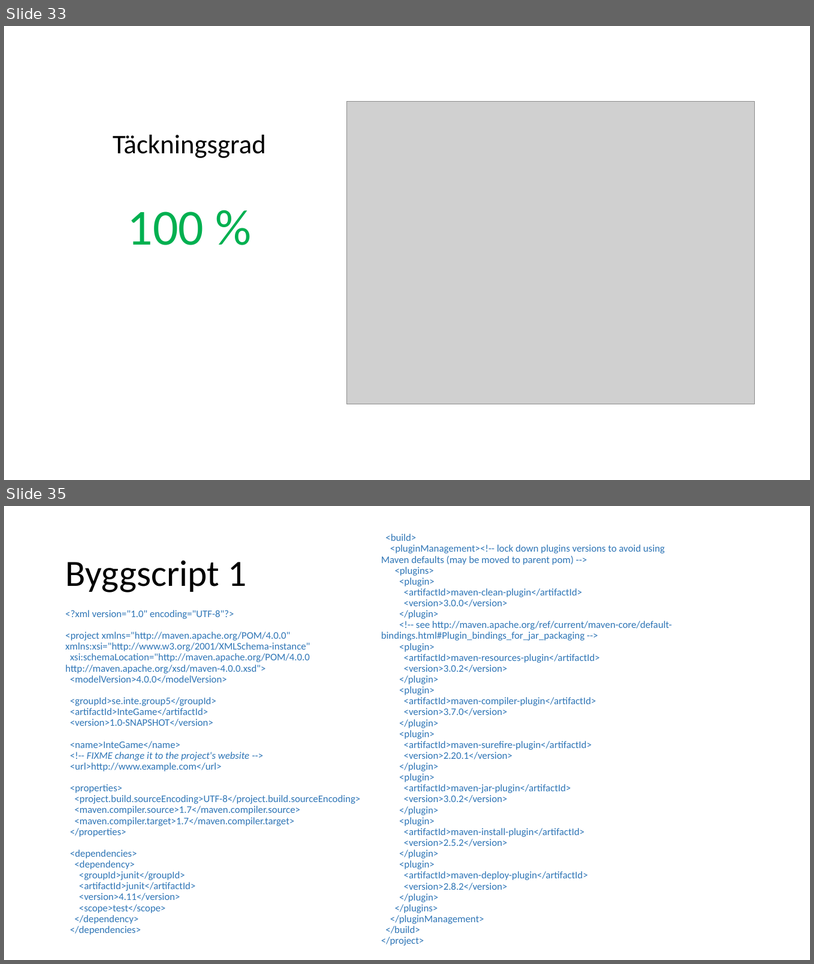
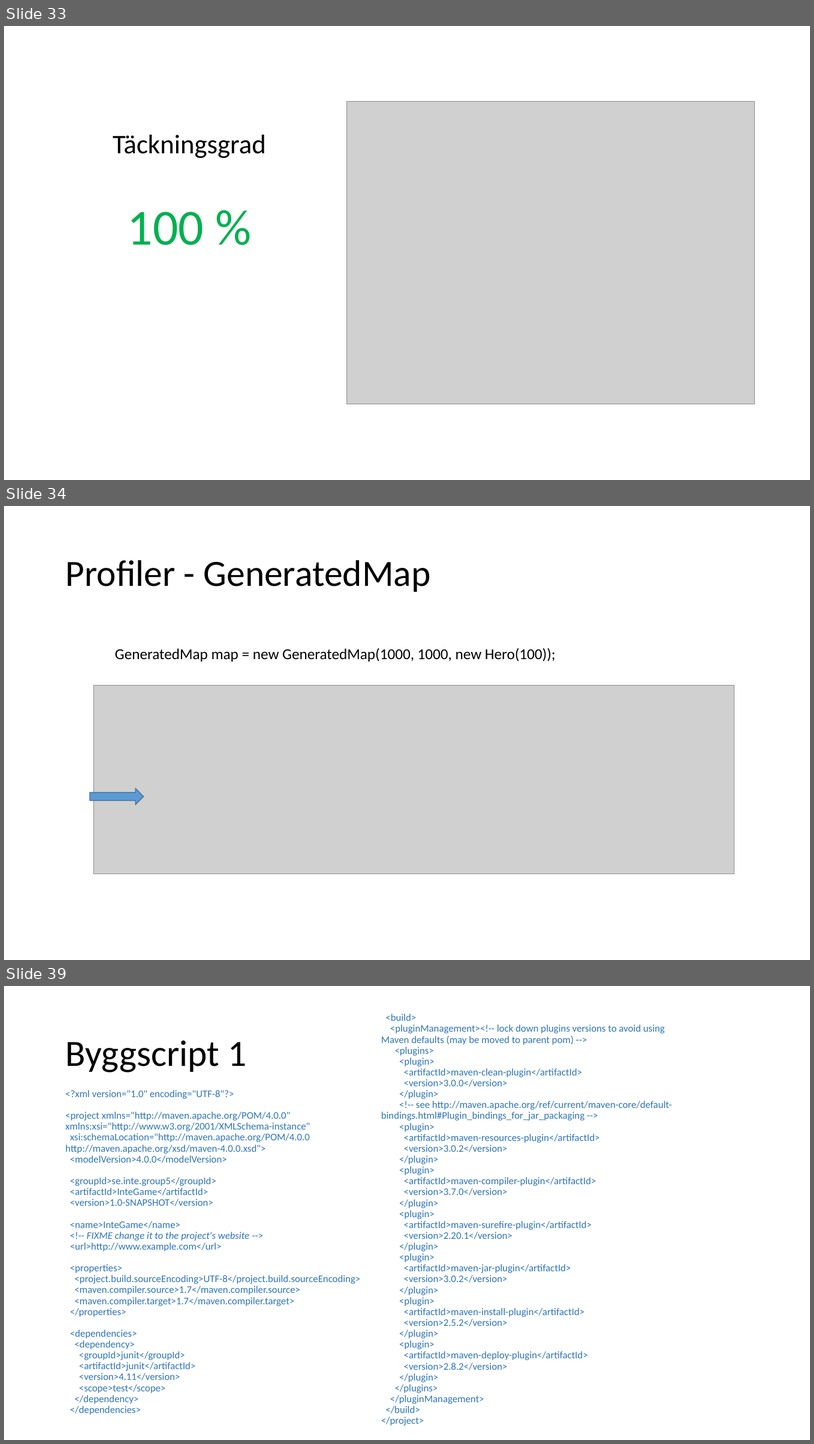
Before and after one commit to hampusidstam/InteGame, a slide deck: docs/Slutredovisning_grp5_v8.pptx. Shown one above the other, each under a label of ours: slides 33 and 35 before the commit, slides 33, 34 and 39 after it; the slides between them are not shown. The pictures are 814x964 and 814x1444 pixels, drawn with LibreOffice and Linux fonts; fonts in the diff are those of the drawing; grey boxes stand for pictures. Boxes give left, top, right and bottom in pixels: in the first picture for what was removed or moved away, otherwise in the second. Text is boxed around its words. In the diff, an @@ line names an element or a change of style, - is before the commit and + after.

Commit message:
Uppdaterat PPT med Profiler

```diff
--- a/docs/Slutredovisning_grp5_v8.pptx
+++ b/docs/Slutredovisning_grp5_v8.pptx
@@ slide 34 added at (4, 506, 810, 960), background #FFFFFF @@
@@ title added at (65, 560, 431, 592), 44 pt, text #000000 @@
+Profiler - GeneratedMap
@@ text added at (115, 648, 556, 661), 18 pt, text #000000 @@
+GeneratedMap map = new GeneratedMap(1000, 1000, new Hero(100));
@@ picture added at (93, 685, 735, 873) @@
@@ left arrow added at (90, 789, 144, 804), fill #5B9BD5, outline #43739E 1 pt @@
@@ what was slide 35 is now slide 39 @@
```
Also in this commit, not shown: 4 other slides added, 1 slide removed.
